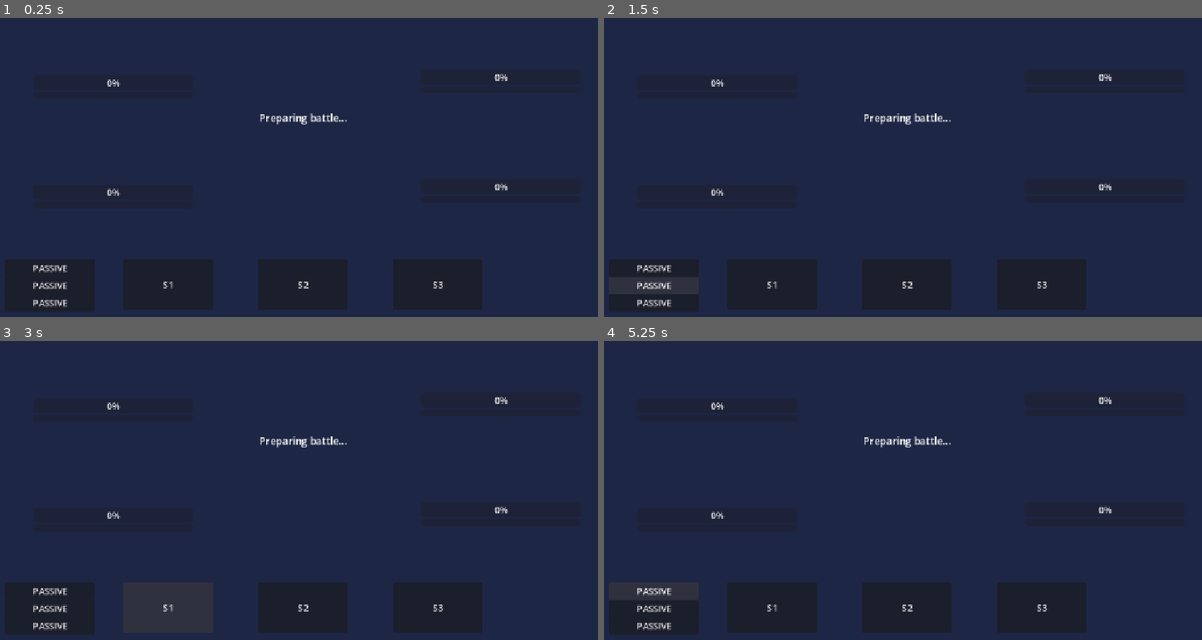
Above: before the commit, frames 1-4 (two rows, left to right).
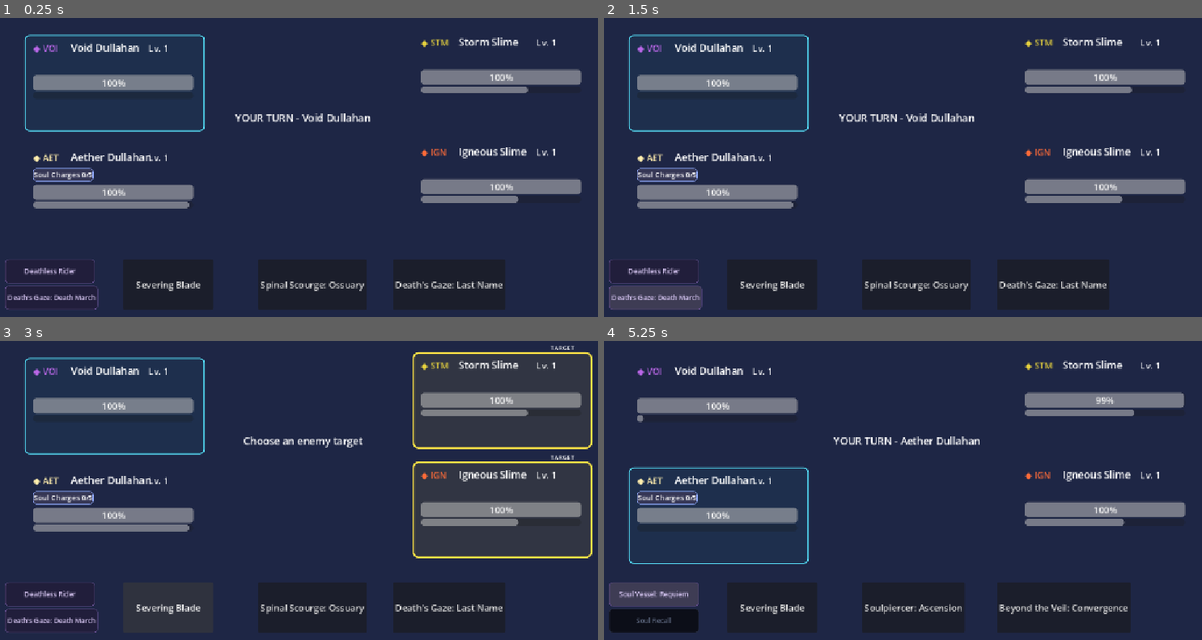
Above: after the commit, the same moments.

Repository: Akharyuu/monster-rpg
Game: Godot game, scene res://scenes/battle/battle_screen.tscn
Two runs of this game, one before a commit and one after it. Both use one fixed random seed, a clock stepped at 60 frames per second and the inputs below.
Inputs (mouse positions are in pixels of both pictures, inside the frame that each line leads up to):
- Up to frame 1 (0.25 s): no input
- Up to frame 2 (1.5 s): click "PASSIVE" (after the commit: "Deathless Rider") at 0.5 s; click "PASSIVE" (after the commit: "Death's Gaze: Death March") at 1.25 s
- Up to frame 3 (3 s): click (47, 625) at 2 s, where only the run before the commit has a clickable "PASSIVE"; click "S1" (after the commit: "Severing Blade") at 2.75 s
- Up to frame 4 (5.25 s): click (1106, 400) at 3.52 s; click (908, 607) at 4.25 s, where only the run before the commit has a clickable "S2"; click "PASSIVE" (after the commit: "Soul Vessel: Requiem") at 5 s

The runs differ from the first frame. In frame 1, 12% of the frame differs, in the area x 0-98%, y 5-98%; in frame 2, 13%; in frame 3, 14%, in the area x 0-100%, y 1-98%; in frame 4, 12%.
Error before the commit: Parse Error: Identifier "passive_data" not declared in the current scope. (res://scripts/factories/prototype_factory.gd:927)

Commit message:
fix(godot): load Void Drake base tooltip from shared passive JSON

Diff:
--- a/godot/scripts/factories/prototype_factory.gd
+++ b/godot/scripts/factories/prototype_factory.gd
@@ -924,9 +924,10 @@
         }
 
     if monster.monster_id == "drake_void":
-        var bottomless_data: Dictionary = passive_data.get(
-            "drake_void",
-            {}
+        # The base Bottomless Hunger tooltip is loaded from
+        # passive_data.json above, not from a local passive_data map.
+        var bottomless_data: Dictionary = (
+            monster.passive_tooltip.duplicate(true)
         )
 
         monster.passive_tooltips = []
Not shown, changed: tests/test_shared_tooltips.py
